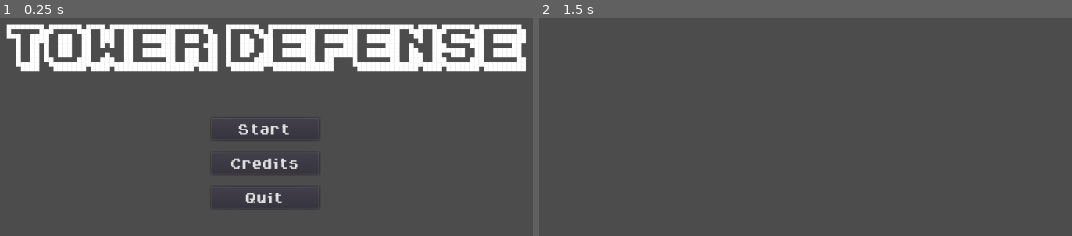
Above: before the commit, frames 1-2 (left to right).
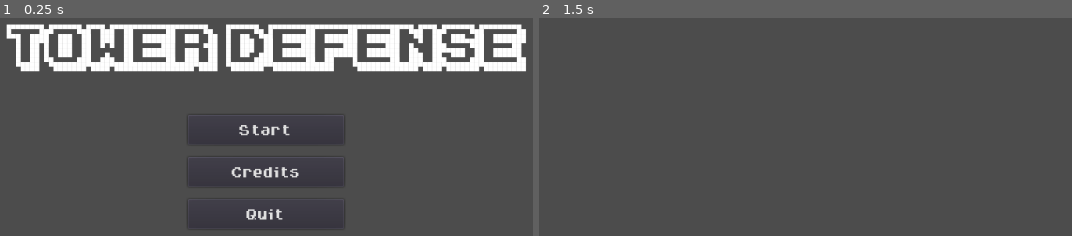
Above: after the commit, the same moments.

Repository: Godot-Wild-Jam-22-Team/TowerDefense
Game: Godot game, scene res://GUI/StartScreen.tscn
Same seed, same stepped clock (60 frames per second), same inputs: the game is played once before the commit and once after it.
Inputs:
- Up to frame 1 (0.25 s): no input
- Up to frame 2 (1.5 s): click "Start" at 0.5 s; tap Enter at 1.25 s

The runs differ from the first frame. In frame 1, 1.4% of the frame differs, in the area x 39-61%, y 48-93%; in frame 2, nothing differs.

Commit message:
Added pause menu and base scene fror drag and drop
Also added turret base scene to be edited with auto fire logic. Drag and drop should be left to parrent scene

Diff:
--- /dev/null
+++ b/GWJ22/Defenses/DraggableObject.gd
@@ -0,0 +1,17 @@
+extends Area2D
+class_name DraggableObject
+
+
+# Declare member variables here. Examples:
+# var a: int = 2
+# var b: String = "text"
+
+
+# Called when the node enters the scene tree for the first time.
+func _ready() -> void:
+	pass # Replace with function body.
+
+
+# Called every frame. 'delta' is the elapsed time since the previous frame.
+#func _process(delta: float) -> void:
+#	pass
--- /dev/null
+++ b/GWJ22/Defenses/DraggableObject.tscn
@@ -0,0 +1,14 @@
+[gd_scene load_steps=2 format=2]
+
+[ext_resource path="res://Defenses/DraggableObject.gd" type="Script" id=1]
+
+[node name="DraggableObject" type="Area2D"]
+script = ExtResource( 1 )
+
+[node name="CollisionPolygon2D" type="CollisionPolygon2D" parent="."]
+polygon = PoolVector2Array( 16, -16, 16, 16, -16, 16, -16, -16, 0, -32 )
+
+[node name="Placeholder" type="Polygon2D" parent="."]
+polygon = PoolVector2Array( -16, 16, 16, 16, 16, -16, 0, -32, -16, -16 )
+
+[node name="Sprite" type="Sprite" parent="."]
--- /dev/null
+++ b/GWJ22/Defenses/Turret.gd
@@ -0,0 +1,16 @@
+extends DraggableObject
+class_name Turret
+
+# Declare member variables here. Examples:
+# var a: int = 2
+# var b: String = "text"
+
+
+# Called when the node enters the scene tree for the first time.
+func _ready() -> void:
+	pass # Replace with function body.
+
+
+# Called every frame. 'delta' is the elapsed time since the previous frame.
+#func _process(delta: float) -> void:
+#	pass
--- /dev/null
+++ b/GWJ22/Defenses/Turret.tscn
@@ -0,0 +1,7 @@
+[gd_scene load_steps=3 format=2]
+
+[ext_resource path="res://Defenses/DraggableObject.tscn" type="PackedScene" id=1]
+[ext_resource path="res://Defenses/Turret.gd" type="Script" id=2]
+
+[node name="Turret" instance=ExtResource( 1 )]
+script = ExtResource( 2 )
--- /dev/null
+++ b/GWJ22/GUI/PauseMenu.gd
@@ -0,0 +1,16 @@
+extends Control
+
+
+# Declare member variables here. Examples:
+# var a: int = 2
+# var b: String = "text"
+
+
+# Called when the node enters the scene tree for the first time.
+func _ready() -> void:
+	pass # Replace with function body.
+
+
+# Called every frame. 'delta' is the elapsed time since the previous frame.
+#func _process(delta: float) -> void:
+#	pass
--- a/GWJ22/GUI/StartScreen.tscn
+++ b/GWJ22/GUI/StartScreen.tscn
@@ -32,33 +32,35 @@
 }
 
 [node name="Buttons" type="VBoxContainer" parent="."]
-anchor_left = 0.281
-anchor_top = 0.533
-anchor_right = 0.719
+anchor_left = 0.5
+anchor_right = 0.5
 anchor_bottom = 1.0
-margin_left = 154.256
-margin_top = -15.8
-margin_right = -156.256
-margin_bottom = -56.0
+margin_left = -100.0
+margin_top = 300.0
+margin_right = 100.0
+margin_bottom = -104.0
 __meta__ = {
 "_edit_use_anchors_": false
 }
 
 [node name="StartButton" type="Button" parent="Buttons"]
-margin_right = 138.0
-margin_bottom = 28.0
+margin_right = 200.0
+margin_bottom = 38.0
+rect_min_size = Vector2( 200, 38 )
 text = "Start"
 
 [node name="CreditButton" type="Button" parent="Buttons"]
-margin_top = 44.0
-margin_right = 138.0
-margin_bottom = 72.0
+margin_top = 54.0
+margin_right = 200.0
+margin_bottom = 92.0
+rect_min_size = Vector2( 200, 38 )
 text = "Credits"
 
 [node name="QuitButton" type="Button" parent="Buttons"]
-margin_top = 88.0
-margin_right = 138.0
-margin_bottom = 116.0
+margin_top = 108.0
+margin_right = 200.0
+margin_bottom = 146.0
+rect_min_size = Vector2( 200, 38 )
 text = "Quit"
 
 [node name="CreditsPanel" type="PopupPanel" parent="."]
@@ -80,10 +82,10 @@
 anchor_top = 0.064
 anchor_right = 0.96
 anchor_bottom = 0.96
-margin_left = -0.100002
-margin_top = -3.8147e-06
-margin_right = -3.05176e-05
-margin_bottom = -6.10352e-05
+margin_left = -12.1
+margin_top = -28.0
+margin_right = 10.0
+margin_bottom = 16.0
 __meta__ = {
 "_edit_use_anchors_": false
 }
--- /dev/null
+++ b/GWJ22/Game.gd
@@ -0,0 +1,21 @@
+extends Node
+
+
+# Declare member variables here. Examples:
+# var a: int = 2
+# var b: String = "text"
+
+
+# Called when the node enters the scene tree for the first time.
+func _ready() -> void:
+	pass # Replace with function body.
+
+func _unhandled_input(event: InputEvent) -> void:
+	if event.is_action_pressed("pause"):
+		get_tree().paused = true
+		pass
+
+
+# Called every frame. 'delta' is the elapsed time since the previous frame.
+#func _process(delta: float) -> void:
+#	pass
--- a/GWJ22/Game.tscn
+++ b/GWJ22/Game.tscn
@@ -1,6 +1,12 @@
-[gd_scene format=2]
+[gd_scene load_steps=5 format=2]
+
+[ext_resource path="res://Game.gd" type="Script" id=1]
+[ext_resource path="res://Assets/Fonts/Title_font.tres" type="DynamicFont" id=2]
+[ext_resource path="res://Assets/Themes/Base_theme.tres" type="Theme" id=3]
+[ext_resource path="res://GUI/PauseMenu.gd" type="Script" id=4]
 
 [node name="Game" type="Node"]
+script = ExtResource( 1 )
 
 [node name="Navigation2D" type="Navigation2D" parent="."]
 
@@ -8,5 +14,61 @@
 format = 1
 
 [node name="Enemies" type="Node" parent="."]
+pause_mode = 1
 
 [node name="Defenses" type="Node" parent="."]
+pause_mode = 1
+
+[node name="PauseScreen" type="CanvasLayer" parent="."]
+
+[node name="PauseMenu" type="Control" parent="PauseScreen"]
+pause_mode = 2
+visible = false
+anchor_right = 1.0
+anchor_bottom = 1.0
+theme = ExtResource( 3 )
+script = ExtResource( 4 )
+__meta__ = {
+"_edit_use_anchors_": false
+}
+
+[node name="PauseLabel" type="Label" parent="PauseScreen/PauseMenu"]
+anchor_left = 0.5
+anchor_top = 0.5
+anchor_right = 0.5
+anchor_bottom = 0.5
+margin_left = -135.0
+margin_top = -92.0
+margin_right = 135.0
+margin_bottom = -23.0
+custom_fonts/font = ExtResource( 2 )
+text = "Pause"
+__meta__ = {
+"_edit_use_anchors_": false
+}
+
+[node name="VBoxContainer" type="VBoxContainer" parent="PauseScreen/PauseMenu"]
+anchor_left = 0.5
+anchor_top = 0.5
+anchor_right = 0.5
+anchor_bottom = 0.5
+margin_left = -100.0
+margin_top = 20.0
+margin_right = 100.0
+margin_bottom = 164.0
+__meta__ = {
+"_edit_use_anchors_": false
+}
+
+[node name="ResumeButton" type="Button" parent="PauseScreen/PauseMenu/VBoxContainer"]
+margin_right = 200.0
+margin_bottom = 38.0
+rect_min_size = Vector2( 200, 38 )
+text = "Resume"
+
+[node name="QuitButton" type="Button" parent="PauseScreen/PauseMenu/VBoxContainer"]
+margin_top = 54.0
+margin_right = 200.0
+margin_bottom = 92.0
+rect_min_size = Vector2( 200, 38 )
+text = "Quit"
--- a/GWJ22/project.godot
+++ b/GWJ22/project.godot
@@ -9,13 +9,25 @@
 config_version=4
 
 _global_script_classes=[ {
+"base": "Area2D",
+"class": "DraggableObject",
+"language": "GDScript",
+"path": "res://Defenses/DraggableObject.gd"
+}, {
 "base": "Control",
 "class": "StartScreen",
 "language": "GDScript",
 "path": "res://GUI/StartScreen.gd"
+}, {
+"base": "DraggableObject",
+"class": "Turret",
+"language": "GDScript",
+"path": "res://Defenses/Turret.gd"
 } ]
 _global_script_class_icons={
-"StartScreen": ""
+"DraggableObject": "",
+"StartScreen": "",
+"Turret": ""
 }
 
 [application]
@@ -24,6 +36,24 @@
 run/main_scene="res://GUI/StartScreen.tscn"
 config/icon="res://icon.png"
 
+[input]
+
+main_click={
+"deadzone": 0.5,
+"events": [ Object(InputEventMouseButton,"resource_local_to_scene":false,"resource_name":"","device":0,"alt":false,"shift":false,"control":false,"meta":false,"command":false,"button_mask":0,"position":Vector2( 0, 0 ),"global_position":Vector2( 0, 0 ),"factor":1.0,"button_index":1,"pressed":false,"doubleclick":false,"script":null)
+ ]
+}
+secondary_click={
+"deadzone": 0.5,
+"events": [ Object(InputEventMouseButton,"resource_local_to_scene":false,"resource_name":"","device":0,"alt":false,"shift":false,"control":false,"meta":false,"command":false,"button_mask":0,"position":Vector2( 0, 0 ),"global_position":Vector2( 0, 0 ),"factor":1.0,"button_index":2,"pressed":false,"doubleclick":false,"script":null)
+ ]
+}
+pause={
+"deadzone": 0.5,
+"events": [ Object(InputEventKey,"resource_local_to_scene":false,"resource_name":"","device":0,"alt":false,"shift":false,"control":false,"meta":false,"command":false,"pressed":false,"scancode":16777217,"unicode":0,"echo":false,"script":null)
+ ]
+}
+
 [rendering]
 
 quality/driver/driver_name="GLES2"
